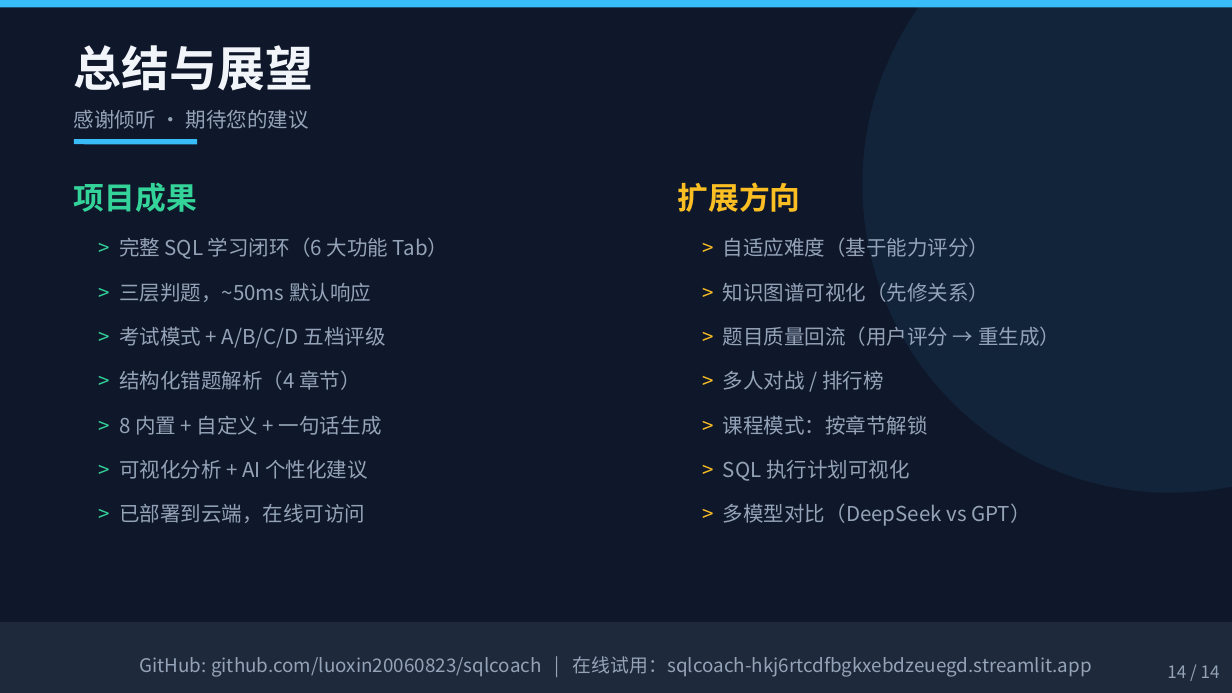
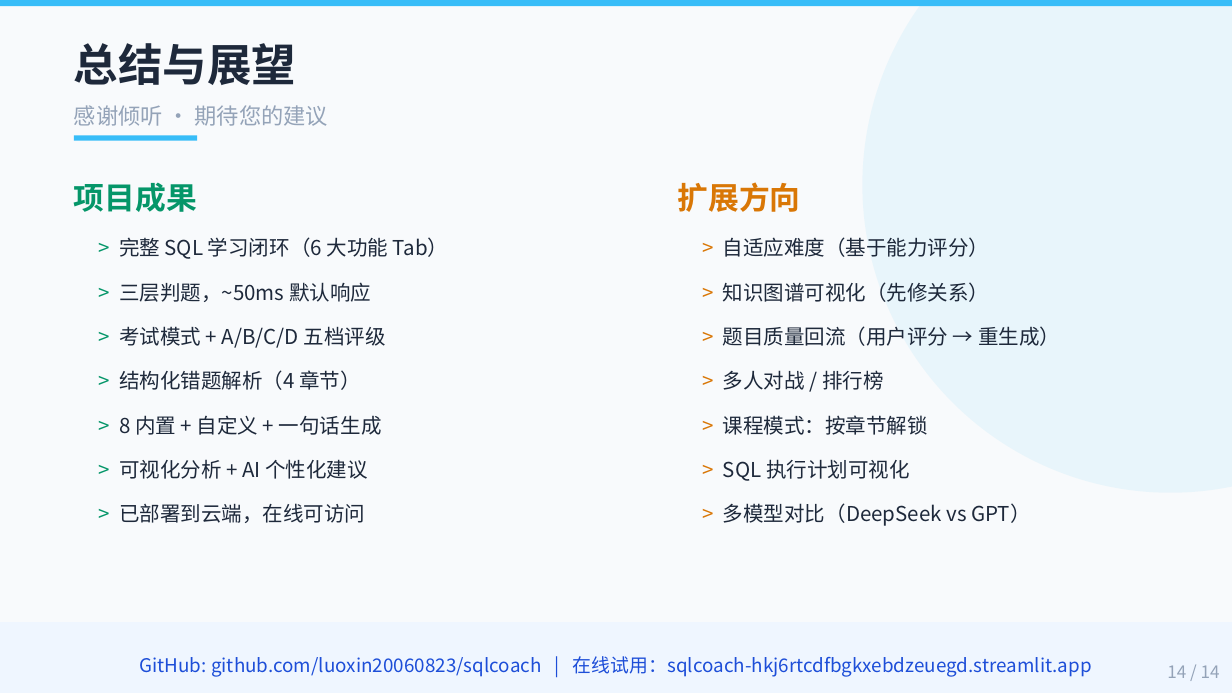
Before and after one commit to luoxin20060823/sqlcoach, a slide deck: slide 14 of SQL随身教练-汇报.pptx. Drawn at 1232x693 pixels with LibreOffice and Linux fonts; fonts in the diff are those of the drawing. Boxes give left, top, right and bottom in pixels: in the first picture for what was removed or moved away, otherwise in the second. Text is boxed around its words. In the diff, an @@ line names an element or a change of style, - is before the commit and + after.

Commit message:
docs(ppt): unify all slides to light background

```diff
--- a/SQL随身教练-汇报.pptx
+++ b/SQL随身教练-汇报.pptx
@@ background #0F172A to #F8FAFC @@
@@ text "总结与展望" at (x1=74, y1=43, x2=296, y2=85): size 28 to 26 pt, text colour #F1F5F9 to #1E293B @@
@@ text "感谢倾听 · 期待您的建议" at (x1=74, y1=105, x2=328, y2=126): size 12 to 13 pt @@
@@ line moved from (74, 142) - (197, 142) to (74, 138) - (197, 138) @@
@@ text "项目成果" at (x1=74, y1=182, x2=197, y2=212): text colour #34D399 to #059669 @@
@@ text "扩展方向" at (x1=678, y1=182, x2=801, y2=212): text colour #FBBF24 to #D97706 @@
@@ text "> 多人对战 / 排行榜" at (x1=723, y1=370, x2=884, y2=390): text colour #FBBF24 to #D97706 in ">"; text colour #94A3B8 to #1E293B in "多人对战 / 排行榜" @@
@@ text colour #34D399 to #059669 in ">"; text colour #94A3B8 to #1E293B in 7 elements at (x1=119, y1=237, x2=448, y2=259), (x1=119, y1=282, x2=371, y2=302), (x1=119, y1=326, x2=386, y2=348), (x1=119, y1=370, x2=361, y2=390), (x1=119, y1=415, x2=382, y2=435), (x1=119, y1=459, x2=368, y2=479), (x1=119, y1=503, x2=365, y2=523) @@
@@ text colour #FBBF24 to #D97706 in ">"; text colour #94A3B8 to #1E293B in 6 elements at (x1=723, y1=237, x2=990, y2=257), (x1=723, y1=282, x2=990, y2=302), (x1=723, y1=326, x2=1060, y2=346), (x1=723, y1=415, x2=928, y2=435), (x1=723, y1=459, x2=910, y2=481), (x1=723, y1=503, x2=1031, y2=526) @@
@@ rectangle at (x1=0, y1=622, x2=1232, y2=692): fill #1E293B to #EFF6FF @@
@@ text "GitHub: github.com/luoxin20060823/sqlcoach | 在线试用：sqlcoach-h ..." at (x1=140, y1=656, x2=1092, y2=677): text colour #94A3B8 to #1D4ED8 @@
```
Also in this commit, not shown: 2 other slides changed, 1 other file.
